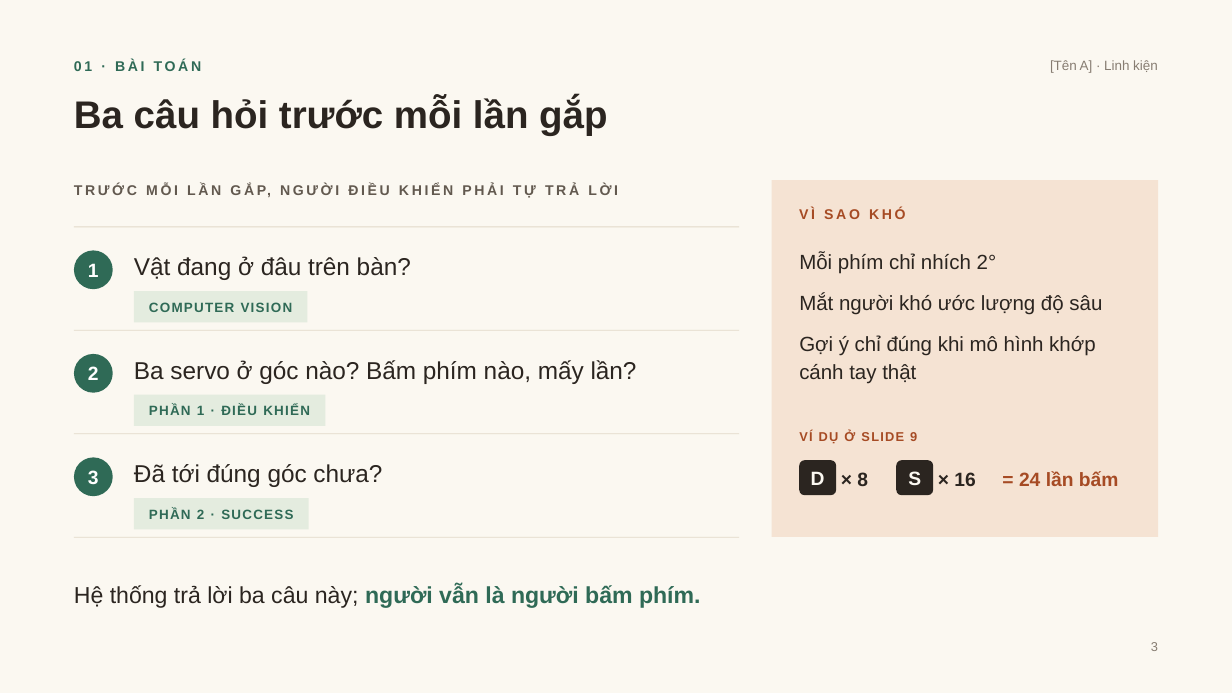
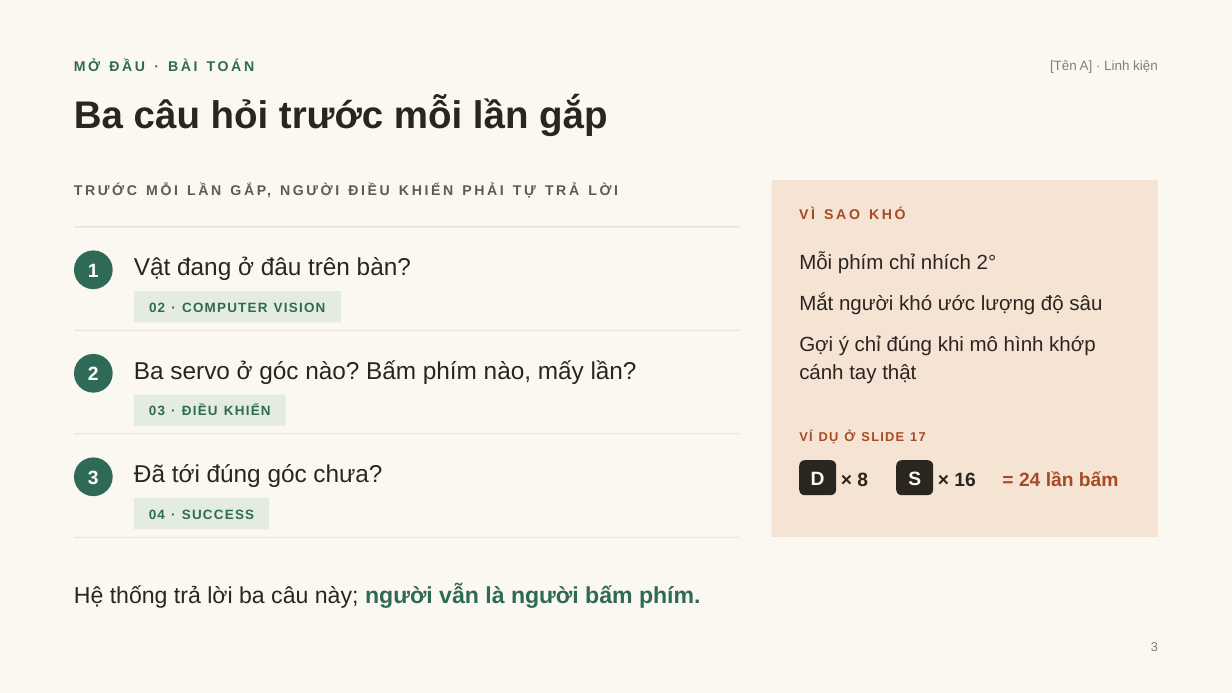
Before and after one commit to DuongNAD/Project_IoT, a slide deck: slide 3 of slides/Project_IoT_ThuyetTrinh.pptx. Drawn at 1232x693 pixels with LibreOffice and Linux fonts; fonts in the diff are those of the drawing. Boxes give left, top, right and bottom in pixels: in the first picture for what was removed or moved away, otherwise in the second. Text is boxed around its words. In the diff, an @@ line names an element or a change of style, - is before the commit and + after.

```diff
--- a/slides/Project_IoT_ThuyetTrinh.pptx
+++ b/slides/Project_IoT_ThuyetTrinh.pptx
@@ text at box(74, 59, 255, 71): text changed @@
-01 · BÀI TOÁN
+MỞ ĐẦU · BÀI TOÁN
@@ rectangle "02 · COMPUTER VISION": place and size @@
-rectangle "02 · COMPUTER VISION" at box(134, 291, 308, 323)
+rectangle "02 · COMPUTER VISION" at box(134, 291, 341, 323)
@@ text in rectangle at box(149, 302, 326, 312): text changed @@
-COMPUTER VISION
+02 · COMPUTER VISION
@@ rectangle "03 · ĐIỀU KHIỂN": place and size @@
-rectangle "03 · ĐIỀU KHIỂN" at box(134, 395, 325, 426)
+rectangle "03 · ĐIỀU KHIỂN" at box(134, 395, 286, 426)
@@ text in rectangle at box(149, 404, 271, 415): text changed @@
-PHẦN 1 · ĐIỀU KHIỂN
+03 · ĐIỀU KHIỂN
@@ text at box(799, 431, 925, 444): text changed @@
-VÍ DỤ Ở SLIDE 9
+VÍ DỤ Ở SLIDE 17
@@ rectangle "04 · SUCCESS": place and size @@
-rectangle "04 · SUCCESS" at box(134, 498, 309, 530)
+rectangle "04 · SUCCESS" at box(134, 498, 269, 530)
@@ text in rectangle at box(149, 509, 254, 519): text changed @@
-PHẦN 2 · SUCCESS
+04 · SUCCESS
```
Also in this commit, not shown: 13 other slides changed, 10 slides added, 1 slide removed, 30 other files.
